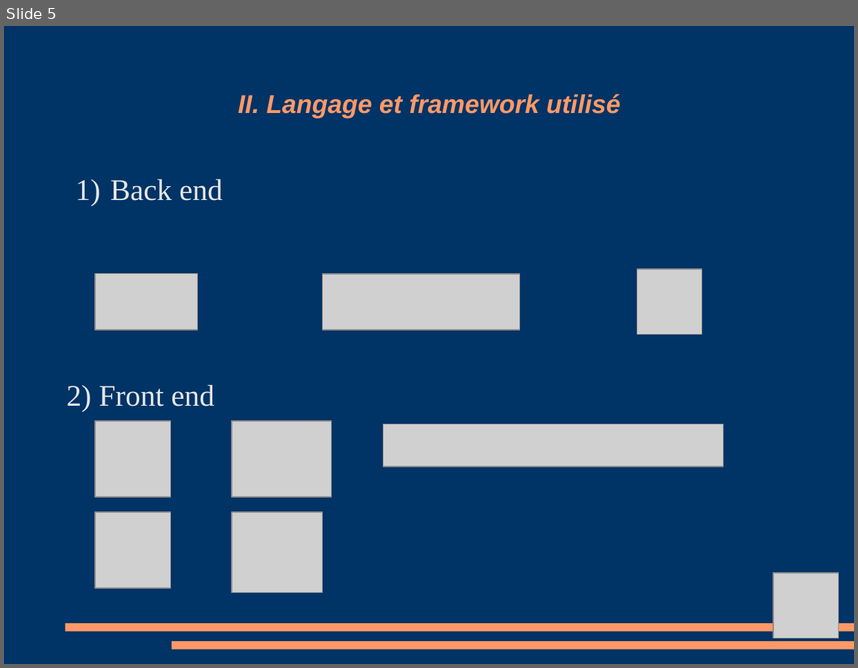
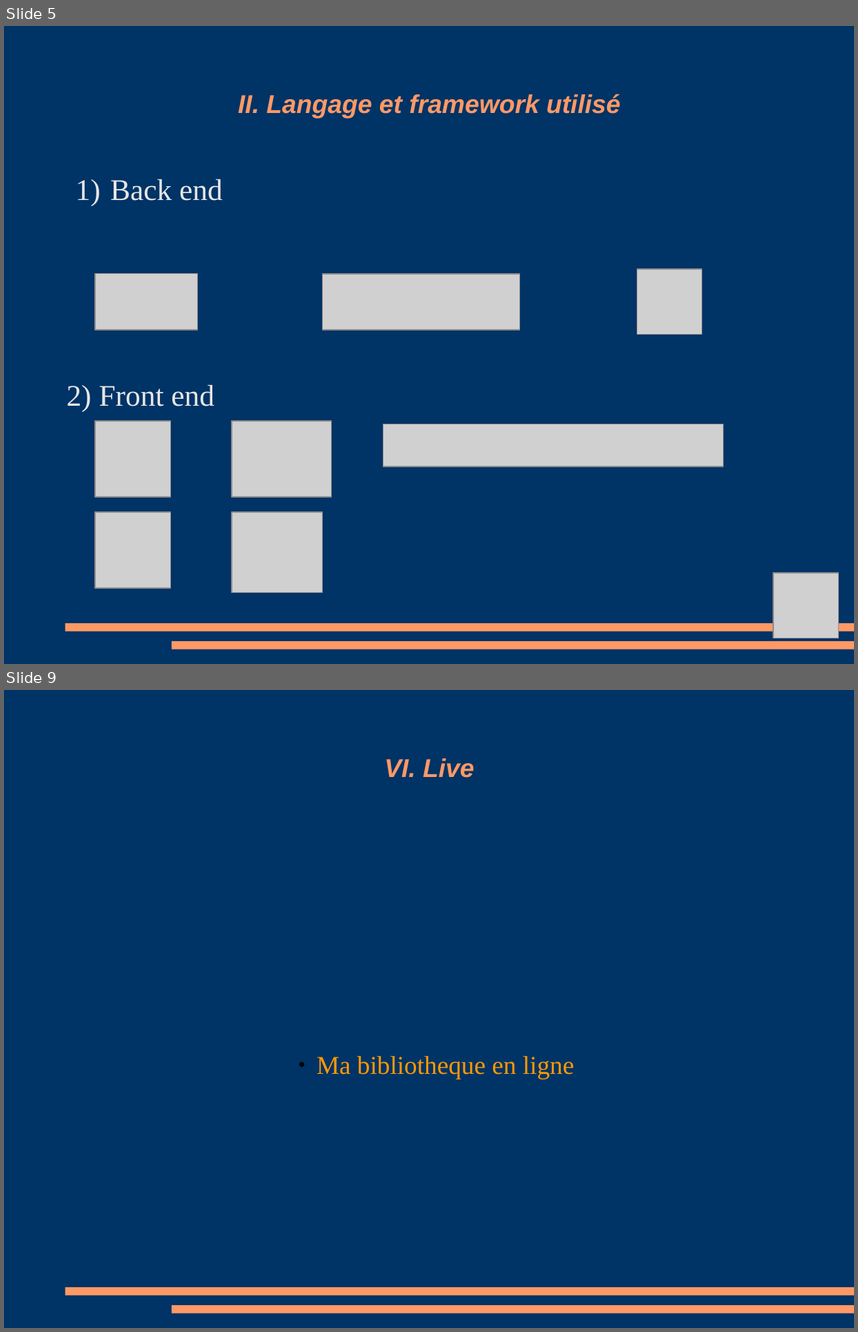
Before and after one commit to Amoun82/Librairy, a slide deck: Debut projet diplome/Projet Diapo.odp. Shown one above the other, each under a label of ours: slide 5 before the commit, slides 5 and 9 after it; the slides between them are not shown. The pictures are 858x668 and 858x1332 pixels, drawn with LibreOffice and Linux fonts; fonts in the diff are those of the drawing; grey boxes stand for pictures. Boxes give left, top, right and bottom in pixels: in the first picture for what was removed or moved away, otherwise in the second. Text is boxed around its words. In the diff, an @@ line names an element or a change of style, - is before the commit and + after.

```diff
--- a/Debut projet diplome/Projet Diapo.odp
+++ b/Debut projet diplome/Projet Diapo.odp
@@ slide 9 added at bbox=[4, 690, 854, 1328], background #003366; not listed: 2 template elements that a slide beside it also shows @@
@@ title added at bbox=[384, 758, 474, 778], 24 pt, text #FF9966, bold, italic @@
+VI. Live
@@ subtitle added at bbox=[317, 1056, 574, 1078], 24 pt, text #FF9900 @@
+● Ma bibliotheque en ligne
```
Also in this commit, not shown: 8 slides changed, 2 other slides added, 2 slides removed, 1 other file.
